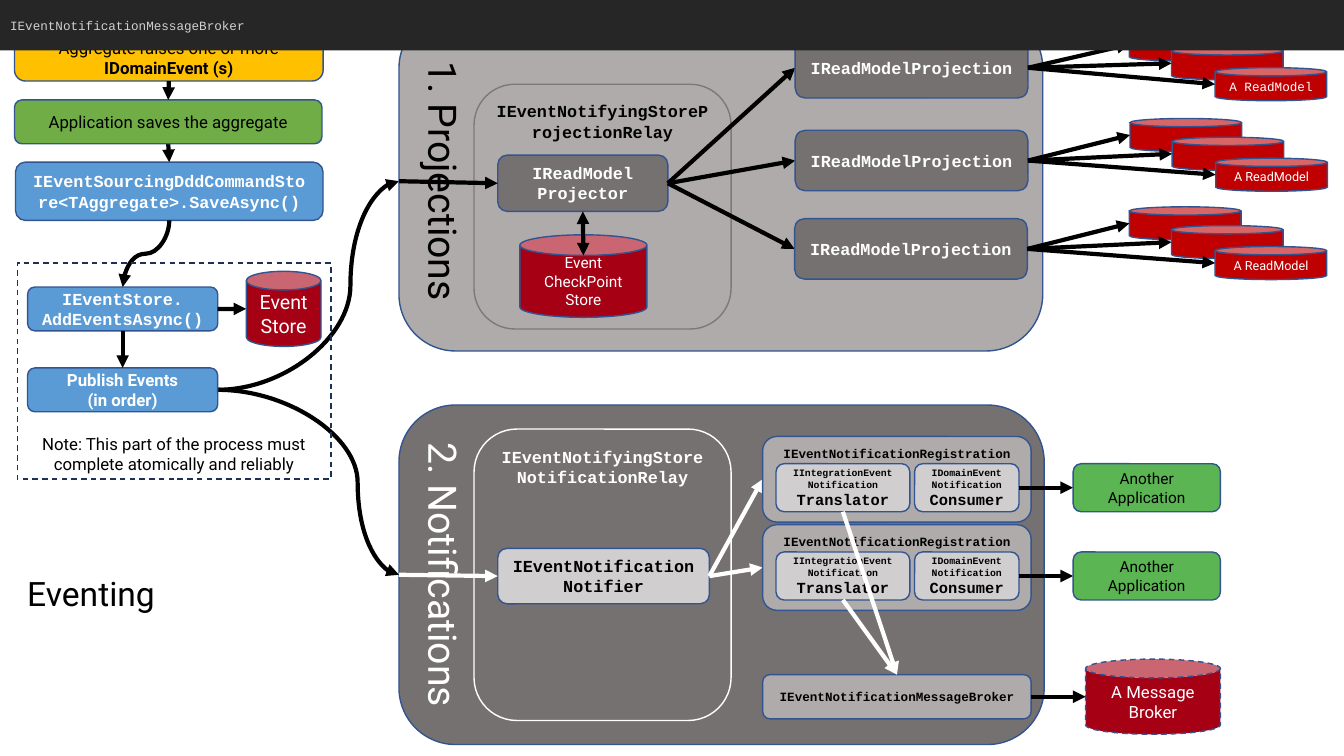
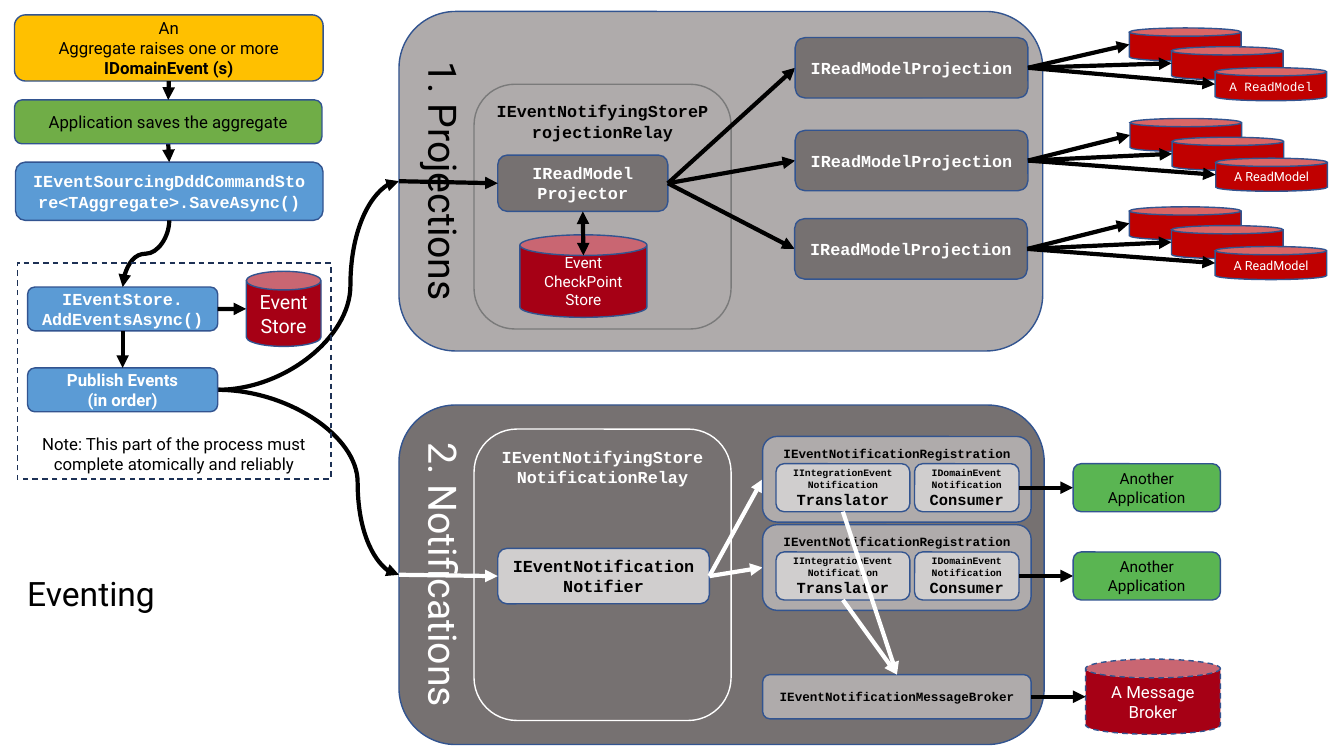
Before and after one commit to jezzsantos/saastack, a slide deck: slide 12 of docs/images/Sources.pptx. Drawn at 1344x756 pixels with LibreOffice and Linux fonts; fonts in the diff are those of the drawing. Boxes give left, top, right and bottom in pixels: in the first picture for what was removed or moved away, otherwise in the second. Text is boxed around its words. In the diff, an @@ line names an element or a change of style, - is before the commit and + after.

```diff
--- a/docs/images/Sources.pptx
+++ b/docs/images/Sources.pptx
@@ rectangle removed at (0,0,1344,50) @@
-IEventNotificationMessageBroker
```
Also in this commit, not shown: 18 other files.
